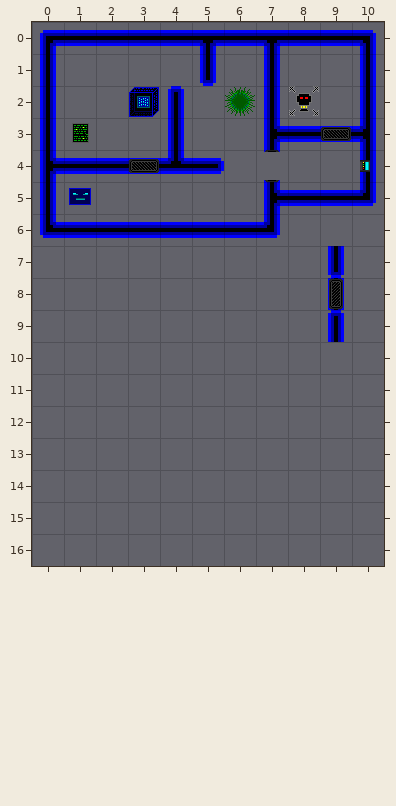
Two states of a Tiled map, data/maps/test.tmx. Above, as it was before the edit.
Cells are 32x32 px. Shown: x 0..10, y 0..16.
And afterwards:
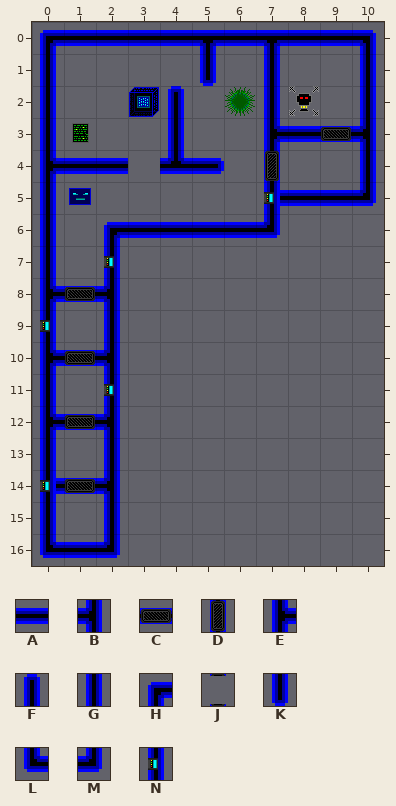
Key: from "alive": A 1, B 4, C 5, D 6, E 8, F 9, G 10, H 11, J 14, K 17, L 19, M 20, N 29.
_ is an empty cell.
Objects are placed by their top-left corner, in cells (3,4 is the top-left corner of cell 3,4); size is 1x1 cell unless given.
The commit says: use object actions to interact with them. trigger doors etc.
Change:
{"where": "layer \"map\""}
{"y":6,"x":0,"old":"LAA","new":"G_H"}
{"y":7,"x":0,"old":"_","new":"G"}
{"y":7,"x":2,"old":"_","new":"G"}
{"y":7,"x":9,"old":"K","new":"_"}
{"y":8,"x":0,"old":"_","new":"E"}
{"y":8,"x":2,"old":"_","new":"B"}
{"y":8,"x":9,"old":"D","new":"_"}
{"y":9,"x":0,"old":"_","new":"G"}
{"y":9,"x":2,"old":"_","new":"G"}
{"y":9,"x":9,"old":"F","new":"_"}
{"y":10,"x":0,"old":"_","new":"E"}
{"y":10,"x":2,"old":"_","new":"B"}
{"y":11,"x":0,"old":"_","new":"G"}
{"y":11,"x":2,"old":"_","new":"G"}
{"y":12,"x":0,"old":"_","new":"E"}
{"y":12,"x":2,"old":"_","new":"B"}
{"y":13,"x":0,"old":"_","new":"G"}
{"y":13,"x":2,"old":"_","new":"G"}
{"y":14,"x":0,"old":"_","new":"E"}
{"y":14,"x":2,"old":"_","new":"B"}
{"y":15,"x":0,"old":"_","new":"G"}
{"y":15,"x":2,"old":"_","new":"G"}
{"y":16,"x":0,"old":"___","new":"LAM"}
{"where": "layer \"ai\""}
{"now": "D \"door_x\" at 7,4"}
{"now": "N \"switch2\" at 7,5"}
{"now": "N \"switch3\" at 2,7"}
{"now": "C \"door3\" at 1,8"}
{"now": "N \"switch4\" at 0,9"}
{"now": "C \"door4\" at 1,10"}
{"now": "N \"switch5\" at 2,11"}
{"now": "C \"door5\" at 1,12"}
{"now": "C \"door6\" at 1,14"}
{"now": "N \"switch6\" at 0,14"}
{"was": "C at 3,4"}
{"was": "N \"switch_1\" at 10,4"}
{"was": "J at 7,4"}
